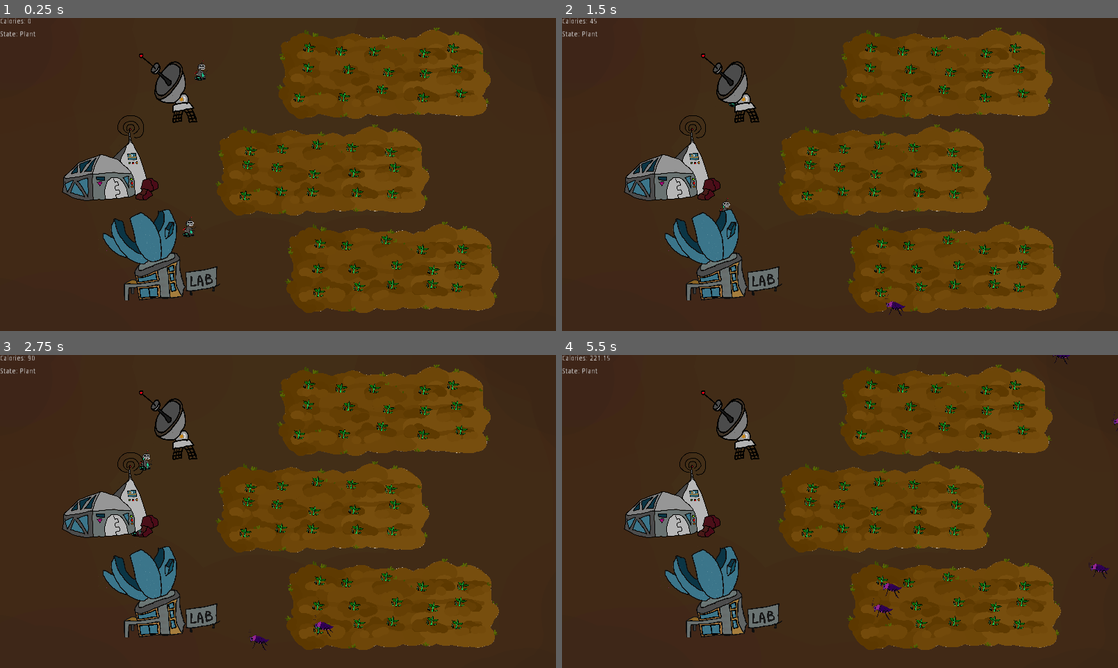
Above: before the commit, frames 1-4 (two rows, left to right).
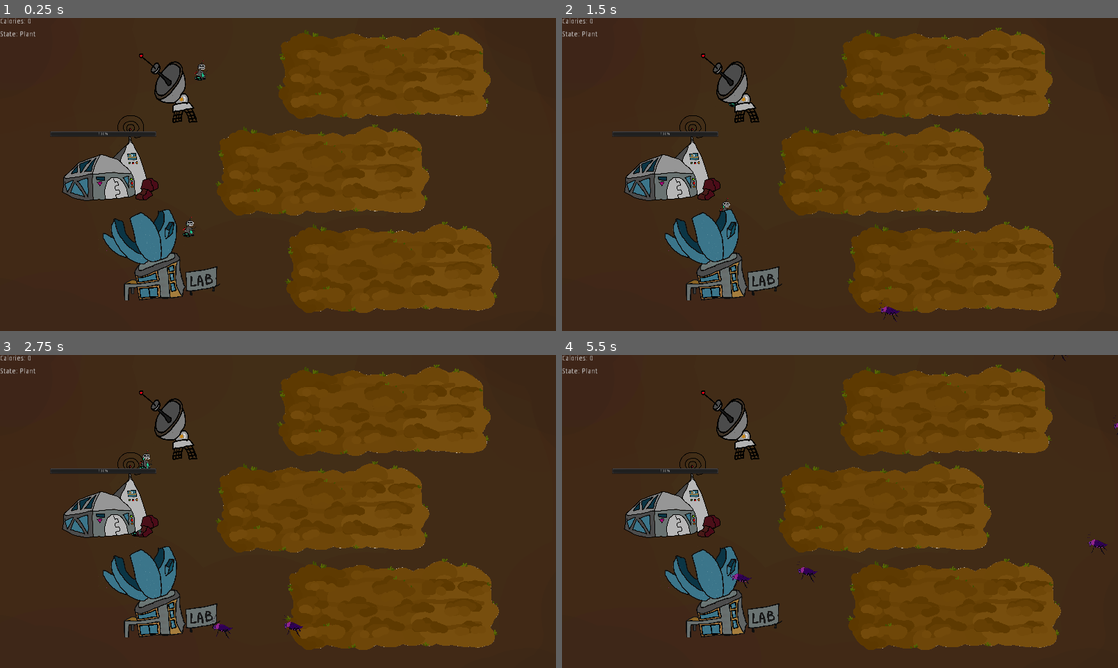
Above: after the commit, the same moments.

Repository: RobertKajnak/NoControlGMTK
Game: Godot game, scene res://src/scenes/Garden.tscn
The game is run twice, just before and just after one commit, with the same random seed, the same clock (stepped at 60 frames per second) and the same inputs.
Inputs (mouse positions are in pixels of both pictures, inside the frame that each line leads up to):
- Up to frame 1 (0.25 s): no input
- Up to frame 2 (1.5 s): tap Enter at 0.5 s; move the mouse to (734, 96) at 0.52 s; click (734, 96) at 0.67 s; move the mouse to (728, 190) at 1.27 s; click (728, 190) at 1.42 s
- Up to frame 3 (2.75 s): move the mouse to (333, 442) at 2.02 s; click (333, 442) at 2.17 s
- Up to frame 4 (5.5 s): move the mouse to (812, 574) at 2.77 s; click (812, 574) at 2.92 s; move the mouse to (1006, 558) at 3.52 s; click (1006, 558) at 3.67 s; move the mouse to (673, 464) at 4.27 s; click (673, 464) at 4.42 s; move the mouse to (867, 511) at 5.02 s; click (867, 511) at 5.17 s

The runs differ from the first frame. In frame 1, 1.7% of the frame differs, in the area x 9-85%, y 7-90%; in frame 2, 1.8%; in frame 3, 1.9%; in frame 4, 2.1%, in the area x 5-100%, y 0-88%.

Commit message:
Added HP to base

Diff:
--- a/src/Base.gd
+++ b/src/Base.gd
@@ -1,13 +1,20 @@
 extends Area2D
 
-var growth_size = 0
+var max_health = 1000
+var health = max_health
+var reaching_distance = 70 # Minimum distance used by bugs to see if they are touching the base
 
 func _ready():
 	Global.base_position = position
-
+	$HealthBar.max_value = max_health
+	$HealthBar.value = health
 
 func _on_PlantButton_button_down():
 	pass # Replace with function body.
 
-func be_eaten(delta):
-	pass
+func damage_by(damage):
+	health = health - damage * 10
+	$HealthBar.value = health
+	if health <= 0:
+		get_node('/root/Node2D/LabelLose').visible = true
+	return health
--- a/src/Global.gd
+++ b/src/Global.gd
@@ -48,10 +48,6 @@
 	insect_data.erase(insect)
 	insect.queue_free()
 
-func add_base_eater():
-	eating_base += 1
-	if eating_base>10:
-		get_node('/root/Node2D/LabelLose').visible = true
 
 # Possible states:
 # 1 Nothing
--- a/src/PlantSpot.gd
+++ b/src/PlantSpot.gd
@@ -1,33 +1,27 @@
 extends Area2D
 
 var possible_states = []
-var growth_size = 0
+var growth_size = 0 # the stage of the plant
+var reaching_distance = 10 # Used by bugs to see if they are touching the plant
 
 func _ready():
-	# register position so robots and bugs know where plant positions are
-	# also the 0 means that there is no plant there yet
+	possible_states = [$Plant_1,$Plant_2,$Plant_3,$Plant_4,$Plant_5,$Plant_6]
+	for sprite in possible_states:
+		sprite.visible = false
 
-	$Plant_1.visible = false
-	$Plant_2.visible = false
-	$Plant_3.visible = false
-	$Plant_4.visible = false
-	$Plant_5.visible = false
-	$Plant_6.visible = false
-
-	possible_states = [$Plant_1,$Plant_2,$Plant_3,$Plant_4,$Plant_5,$Plant_6]
 	Global.plant_data.append(self)
-
 
 func start_grow():
 	growth_size = 1
 	$Plant_1.visible = true
 	$Timer.start()
 
-func be_eaten(delta):
-	growth_size -= delta
+func damage_by(damage):
+	growth_size -= damage
 	if growth_size<=0:
 		$Timer.stop()
 	update_size()
+	return growth_size
 
 func update_size():
 	for i in range(len(possible_states)):
--- a/src/scenes/Agyas.gd
+++ b/src/scenes/Agyas.gd
@@ -8,5 +8,3 @@
 
 			get_node('.').add_child_below_node(get_node('./Sprite'),plant)
 			plant.position = Vector2(90+x*130+randi()%55,65+75*y+randi()%35)
-
-			plant.start_grow()
--- a/src/scenes/Base.tscn
+++ b/src/scenes/Base.tscn
@@ -18,3 +18,12 @@
 position = Vector2( 3.05176e-05, 0 )
 scale = Vector2( 0.409352, 0.422408 )
 texture = ExtResource( 2 )
+
+[node name="HealthBar" type="ProgressBar" parent="."]
+margin_left = -180.0
+margin_top = -123.0
+margin_right = 189.0
+margin_bottom = -102.0
+__meta__ = {
+"_edit_use_anchors_": false
+}
--- a/src/scenes/Insect.gd
+++ b/src/scenes/Insect.gd
@@ -2,7 +2,6 @@
 
 signal planted(position)
 
-var eating_base = false
 var speed = 100
 var max_health = 100
 var health = max_health
@@ -11,20 +10,15 @@
 
 func _ready():
 	position = generate_starting_pos()
-	target = aquire_target()
+	acquire_new_target()
 	$HealthBar.min_value = 0
 	$HealthBar.max_value = max_health
 	$HealthBar.value = health
 	$HealthBar.visible = false
 
-func aquire_target():
-	target = get_closest_planted()
-	if target == null:
-		target = get_node('/root/Node2D/Base')
-	if position.distance_to(Global.base_position)<70:
-		eating_base = true
-		Global.add_base_eater()
-	return target
+func acquire_new_target():
+	var closest_planted = get_closest_planted()
+	target = closest_planted if closest_planted != null else get_node('/root/Node2D/Base')
 
 func add_buzz_movement(delta):
 	offset_buzz += delta*3.0 + (rand_range(-1,5) if not randi()%5 else 0)
@@ -32,20 +26,18 @@
 
 func take_damage(damage):
 	health = health - damage
-
 	if health < 0:
 		Global.kill_insect(self)
 
 func _process(delta):
 	$HealthBar.value = health
 	$HealthBar.visible = health < max_health
-	if not eating_base:
-		position = position.move_toward(target.global_position, delta * speed)
 
-		if position.distance_to(target.global_position) < 10:
-			target.be_eaten(delta)
-			if target.growth_size <= 0:
-				aquire_target()
+	position = position.move_toward(target.global_position, delta * speed)
+	if position.distance_to(target.global_position) < target.reaching_distance:
+		var remaining = target.damage_by(delta)
+		if remaining <= 0:
+			acquire_new_target()
 
 	add_buzz_movement(delta)
 
